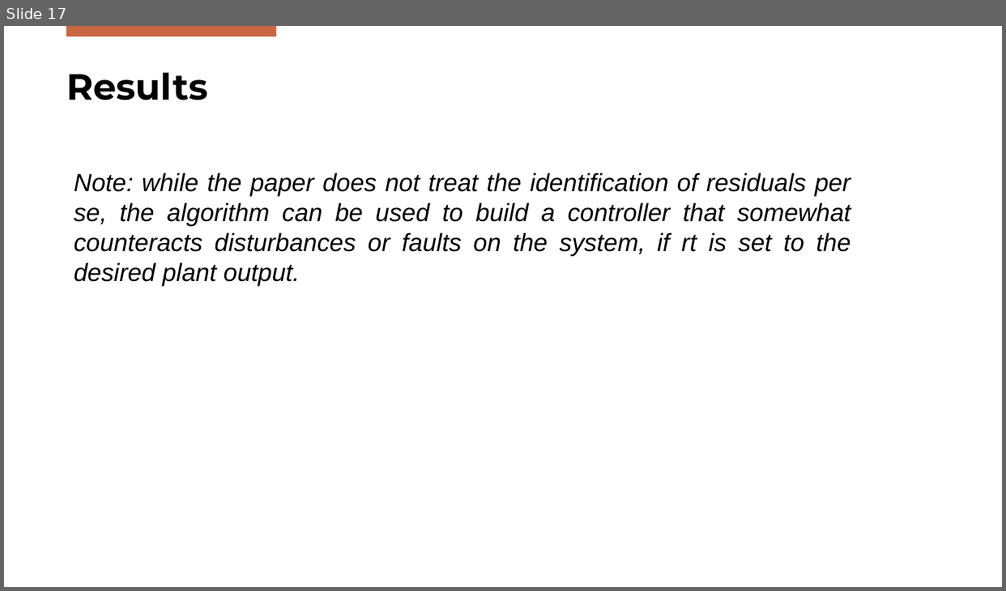
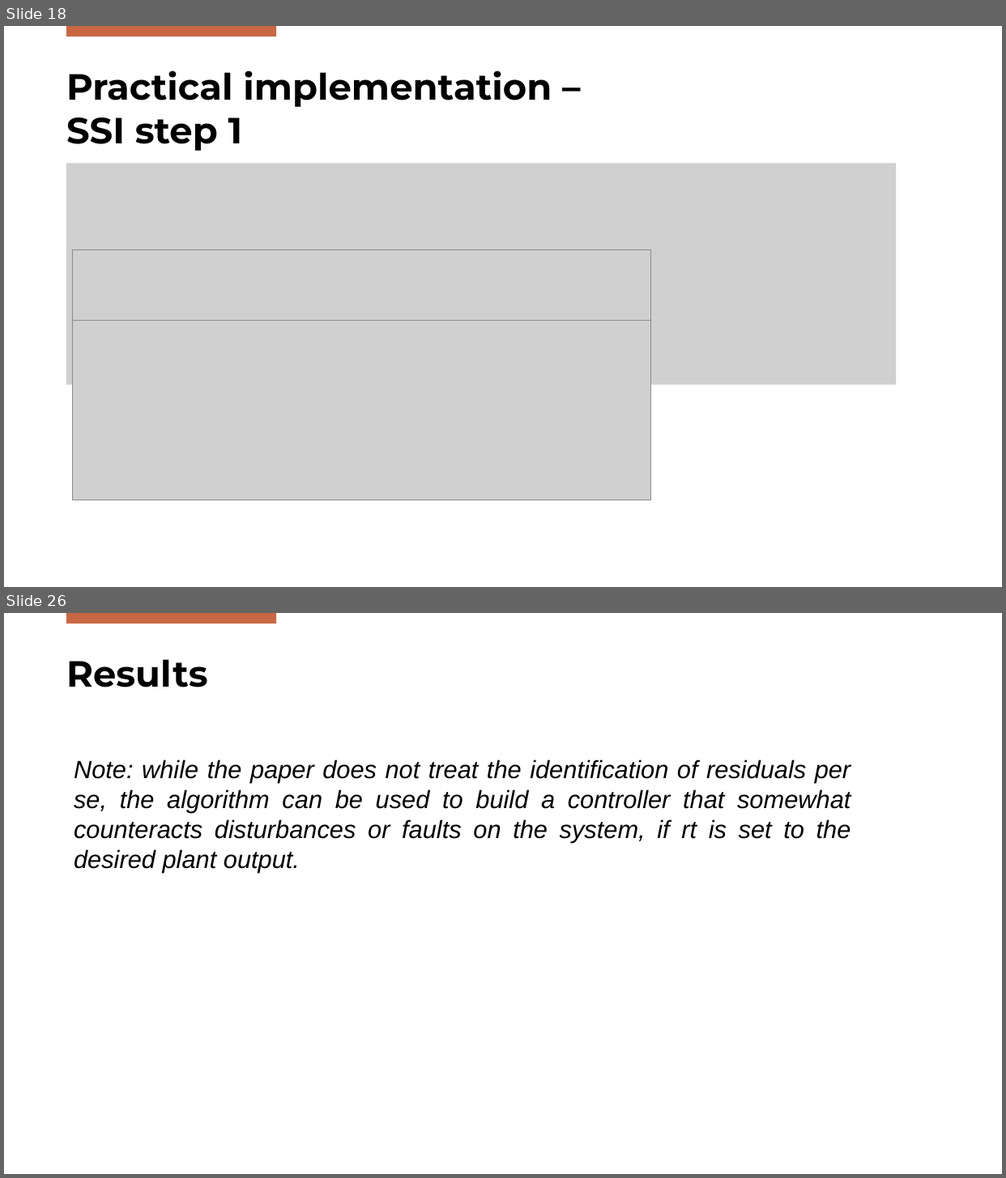
Before and after one commit to Gabriele-Mazzoleni/Progetto_ALES_aa_2025_2026, a slide deck: SPC_Presentation.pptx. Shown one above the other, each under a label of ours: slide 17 before the commit, slides 18 and 26 after it; the slides between them are not shown. The pictures are 1006x591 and 1006x1178 pixels, drawn with LibreOffice and Linux fonts; fonts in the diff are those of the drawing; grey boxes stand for pictures; background and template pictures are left out. Boxes give left, top, right and bottom in pixels: in the first picture for what was removed or moved away, otherwise in the second. Text is boxed around its words. In the diff, an @@ line names an element or a change of style, - is before the commit and + after.

```diff
--- a/SPC_Presentation.pptx
+++ b/SPC_Presentation.pptx
@@ slide 18 added at bbox=[4, 26, 1002, 587], background #FFFFFF; not listed: 1 template element that a slide beside it also shows @@
@@ title added at bbox=[66, 71, 552, 151], 35 pt, text #000000, bold @@
+Practical implementation –
+SSI step 1
@@ picture added at bbox=[66, 163, 896, 385] @@
@@ picture added at bbox=[73, 250, 651, 320] @@
@@ picture added at bbox=[73, 321, 651, 501] @@
@@ what was slide 17 is now slide 26 @@
```
Also in this commit, not shown: 9 other slides added, 1 slide removed, 7 other files.
